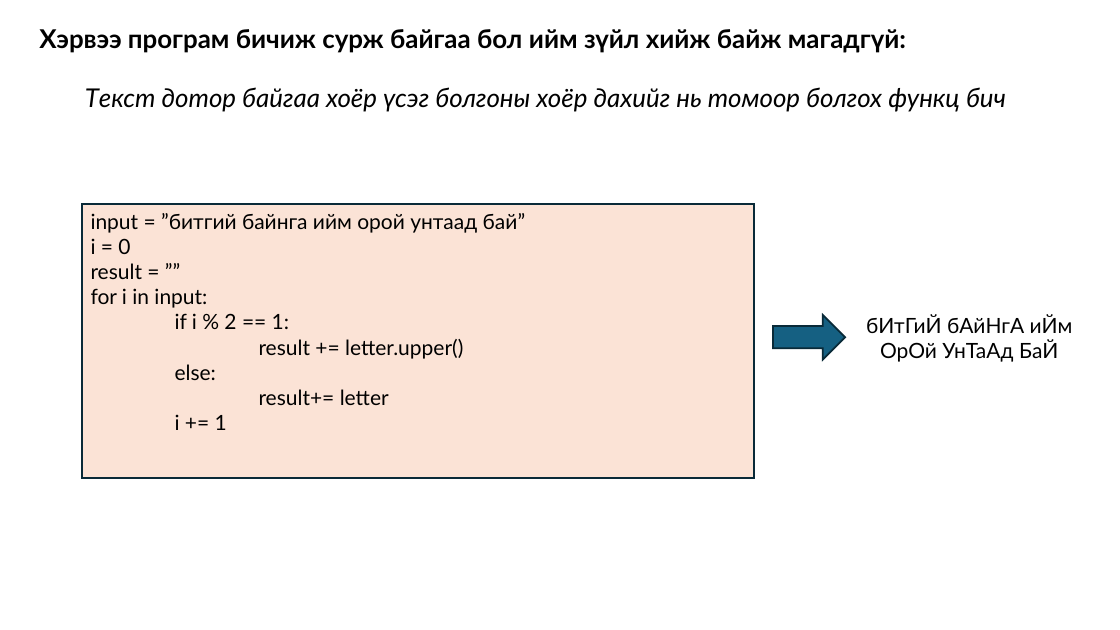
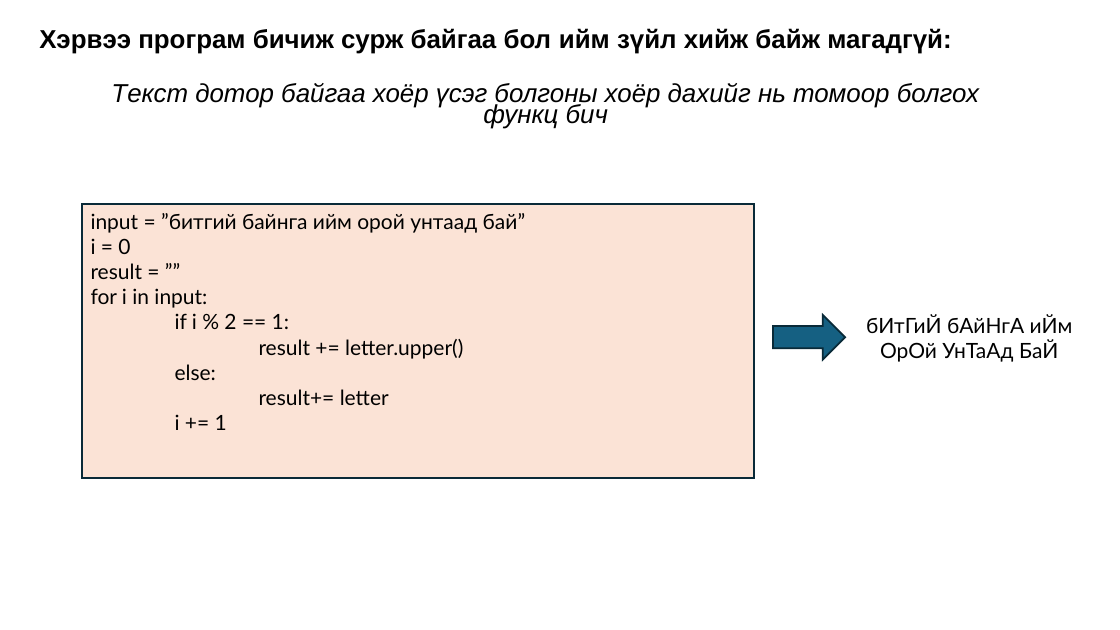
Before and after one commit to btsogt21/NLP-Series-High-School, a slide deck: slide 4 of Presentation-2/AI-Presentation-2.pptx. Drawn at 1120x630 pixels with LibreOffice and Linux fonts; fonts in the diff are those of the drawing. Boxes give left, top, right and bottom in pixels: in the first picture for what was removed or moved away, otherwise in the second. Text is boxed around its words. In the diff, an @@ line names an element or a change of style, - is before the commit and + after.

Commit message:
Updating presentation-1 to include bananometer exercise, updating font on presentation-2, presentation-2 still not complete

```diff
--- a/Presentation-2/AI-Presentation-2.pptx
+++ b/Presentation-2/AI-Presentation-2.pptx
@@ subtitle "Хэрвээ програм бичиж сурж байгаа ..." at <box>39,28,951,54</box>: font Lato to Arial @@
@@ text "Текст дотор байгаа хоёр үсэг ..." at <box>111,83,979,129</box>: font Lato to Arial; line spacing 0.9 to 0.7 @@
```
Also in this commit, not shown: 4 other slides changed.
